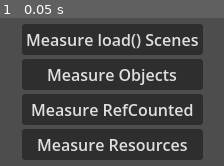
Above: before the commit, frame 1.
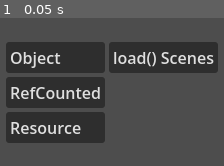
Above: after the commit, the same moment.

Repository: Toxe/godot-memory-usage
Game: Godot game, scene res://scenes/main.tscn
The game is run twice, just before and just after one commit, with the same random seed, the same clock (stepped at 60 frames per second) and the same inputs.
Inputs:
- Up to frame 1 (0.05 s): no input

The runs differ from the first frame. In frame 1, 53% of the frame differs, in the area x 2-98%, y 4-96%.

Commit message:
UI improvements

Diff:
--- a/godot_project/scenes/main.tscn
+++ b/godot_project/scenes/main.tscn
@@ -16,37 +16,46 @@
 wait_time = 0.05
 one_shot = true
 
-[node name="VBoxContainer" type="VBoxContainer" parent="." unique_id=817934938]
+[node name="HBoxContainer" type="HBoxContainer" parent="." unique_id=1843993323]
 layout_mode = 1
 anchors_preset = 8
 anchor_left = 0.5
 anchor_top = 0.5
 anchor_right = 0.5
 anchor_bottom = 0.5
-offset_left = -90.5
-offset_top = -20.0
-offset_right = 90.5
-offset_bottom = 20.0
+offset_left = -106.0
+offset_top = -50.5
+offset_right = 106.0
+offset_bottom = 50.5
 grow_horizontal = 2
 grow_vertical = 2
 
-[node name="MeasureLoadScenesButton" type="Button" parent="VBoxContainer" unique_id=1366089033]
+[node name="VBoxContainer" type="VBoxContainer" parent="HBoxContainer" unique_id=817934938]
 layout_mode = 2
-text = "Measure load() Scenes"
 
-[node name="MeasureObjectsButton" type="Button" parent="VBoxContainer" unique_id=898086190]
+[node name="MeasureObjectsButton" type="Button" parent="HBoxContainer/VBoxContainer" unique_id=898086190]
 layout_mode = 2
-text = "Measure Objects"
+text = "Object"
+alignment = 0
 
-[node name="MeasureRefCountedButton" type="Button" parent="VBoxContainer" unique_id=228698695]
+[node name="MeasureRefCountedButton" type="Button" parent="HBoxContainer/VBoxContainer" unique_id=228698695]
 layout_mode = 2
-text = "Measure RefCounted"
+text = "RefCounted"
+alignment = 0
 
-[node name="MeasureResourcesButton" type="Button" parent="VBoxContainer" unique_id=1494285758]
+[node name="MeasureResourcesButton" type="Button" parent="HBoxContainer/VBoxContainer" unique_id=1494285758]
 layout_mode = 2
-text = "Measure Resources"
+text = "Resource"
+alignment = 0
 
-[connection signal="pressed" from="VBoxContainer/MeasureLoadScenesButton" to="." method="_on_measure_load_scenes_button_pressed"]
-[connection signal="pressed" from="VBoxContainer/MeasureObjectsButton" to="." method="_on_measure_objects_button_pressed"]
-[connection signal="pressed" from="VBoxContainer/MeasureRefCountedButton" to="." method="_on_measure_ref_counted_button_pressed"]
-[connection signal="pressed" from="VBoxContainer/MeasureResourcesButton" to="." method="_on_measure_resources_button_pressed"]
+[node name="VBoxContainer2" type="VBoxContainer" parent="HBoxContainer" unique_id=756369375]
+layout_mode = 2
+
+[node name="MeasureLoadScenesButton" type="Button" parent="HBoxContainer/VBoxContainer2" unique_id=1366089033]
+layout_mode = 2
+text = "load() Scenes"
+
+[connection signal="pressed" from="HBoxContainer/VBoxContainer/MeasureObjectsButton" to="." method="_on_measure_objects_button_pressed"]
+[connection signal="pressed" from="HBoxContainer/VBoxContainer/MeasureRefCountedButton" to="." method="_on_measure_ref_counted_button_pressed"]
+[connection signal="pressed" from="HBoxContainer/VBoxContainer/MeasureResourcesButton" to="." method="_on_measure_resources_button_pressed"]
+[connection signal="pressed" from="HBoxContainer/VBoxContainer2/MeasureLoadScenesButton" to="." method="_on_measure_load_scenes_button_pressed"]
